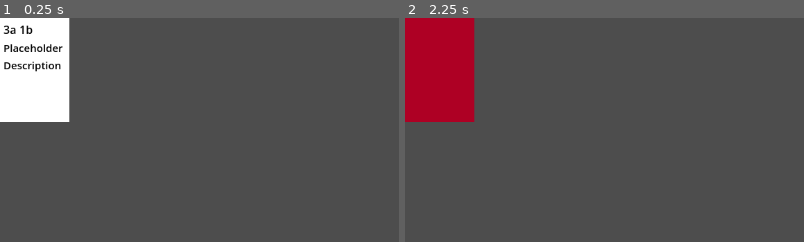
Above: before the commit, frames 1-2 (left to right).
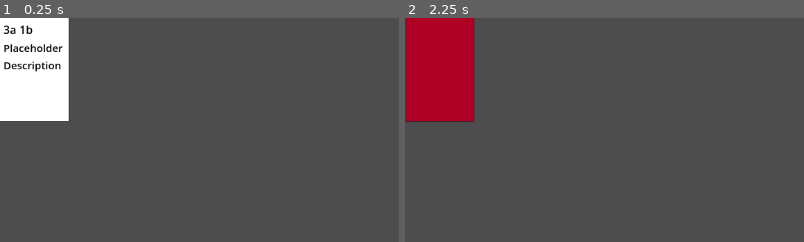
Above: after the commit, the same moments.

Repository: emrysshevek/gameganggame
Game: Godot game, scene res://cards/card.tscn
The game is run twice, just before and just after one commit, with the same random seed, the same clock (stepped at 60 frames per second) and the same inputs. This scene is started directly instead of the project's main scene.
Inputs (mouse positions are % of the whole screen's width and height, from its top left):
- Up to frame 1 (0.25 s): no input
- Up to frame 2 (2.25 s): click (4, 12) at 0.5 s; click (4, 12) at 1.25 s; click (4, 12) at 2 s
The pictures show only the part of the screen within x 0-50%, y 0-50%; the shares and areas given below are measured in that part.

The runs differ from the first frame. In frame 1, 0.3% of the frame differs, in the area x 0-18%, y 0-47%; in frame 2, 0.3%.

Commit message:
added drop shadow

Diff:
--- a/cards/card.gd
+++ b/cards/card.gd
@@ -15,10 +15,10 @@
 @export var deck: Deck = null
 var is_faceup: bool = true
 
-@onready var _backside: Node = $Back
-@onready var _frontside: Node = $Front
-@onready var _description_label: Label = $Front/MarginContainer/VBoxContainer/Description
-@onready var _costs_hbox: HBoxContainer = $Front/MarginContainer/VBoxContainer/Costs
+@export var _backside: Node
+@export var _frontside: Node
+@export var _description_label: Label
+@export var _costs_hbox: HBoxContainer
 #endregion
 
 
--- a/cards/card.tscn
+++ b/cards/card.tscn
@@ -2,7 +2,7 @@
 
 [ext_resource type="Script" uid="uid://cq0rkd2f0cx1d" path="res://cards/card.gd" id="1_ivai2"]
 
-[node name="Card" type="Control" unique_id=693299294]
+[node name="Card" type="Control" unique_id=693299294 node_paths=PackedStringArray("_backside", "_frontside", "_description_label", "_costs_hbox")]
 custom_minimum_size = Vector2(100, 150)
 layout_mode = 3
 anchors_preset = 0
@@ -13,26 +13,39 @@
 0: 3,
 1: 1
 })
+_backside = NodePath("MarginContainer/Back")
+_frontside = NodePath("MarginContainer/Front")
+_description_label = NodePath("MarginContainer/Front/MarginContainer/VBoxContainer/Description")
+_costs_hbox = NodePath("MarginContainer/Front/MarginContainer/VBoxContainer/Costs")
 
-[node name="Back" type="ColorRect" parent="." unique_id=698116195]
-visible = false
+[node name="ColorRect" type="ColorRect" parent="." unique_id=1177070234]
 layout_mode = 1
 anchors_preset = 15
 anchor_right = 1.0
 anchor_bottom = 1.0
 grow_horizontal = 2
 grow_vertical = 2
-color = Color(0.680741, 0, 0.14157158, 1)
+color = Color(0, 0, 0, 0.43529412)
 
-[node name="Front" type="ColorRect" parent="." unique_id=1560938202]
+[node name="MarginContainer" type="MarginContainer" parent="." unique_id=50194553]
 layout_mode = 1
 anchors_preset = 15
 anchor_right = 1.0
 anchor_bottom = 1.0
 grow_horizontal = 2
 grow_vertical = 2
+theme_override_constants/margin_right = 1
+theme_override_constants/margin_bottom = 1
 
-[node name="MarginContainer" type="MarginContainer" parent="Front" unique_id=897542292]
+[node name="Back" type="ColorRect" parent="MarginContainer" unique_id=698116195]
+visible = false
+layout_mode = 2
+color = Color(0.680741, 0, 0.14157158, 1)
+
+[node name="Front" type="ColorRect" parent="MarginContainer" unique_id=1560938202]
+layout_mode = 2
+
+[node name="MarginContainer" type="MarginContainer" parent="MarginContainer/Front" unique_id=897542292]
 layout_mode = 1
 anchors_preset = 15
 anchor_right = 1.0
@@ -44,13 +57,13 @@
 theme_override_constants/margin_right = 5
 theme_override_constants/margin_bottom = 5
 
-[node name="VBoxContainer" type="VBoxContainer" parent="Front/MarginContainer" unique_id=870367591]
+[node name="VBoxContainer" type="VBoxContainer" parent="MarginContainer/Front/MarginContainer" unique_id=870367591]
 layout_mode = 2
 
-[node name="Costs" type="HBoxContainer" parent="Front/MarginContainer/VBoxContainer" unique_id=1616601441]
+[node name="Costs" type="HBoxContainer" parent="MarginContainer/Front/MarginContainer/VBoxContainer" unique_id=1616601441]
 layout_mode = 2
 
-[node name="Description" type="Label" parent="Front/MarginContainer/VBoxContainer" unique_id=236576993]
+[node name="Description" type="Label" parent="MarginContainer/Front/MarginContainer/VBoxContainer" unique_id=236576993]
 custom_minimum_size = Vector2(75, 100)
 layout_mode = 2
 size_flags_vertical = 3
